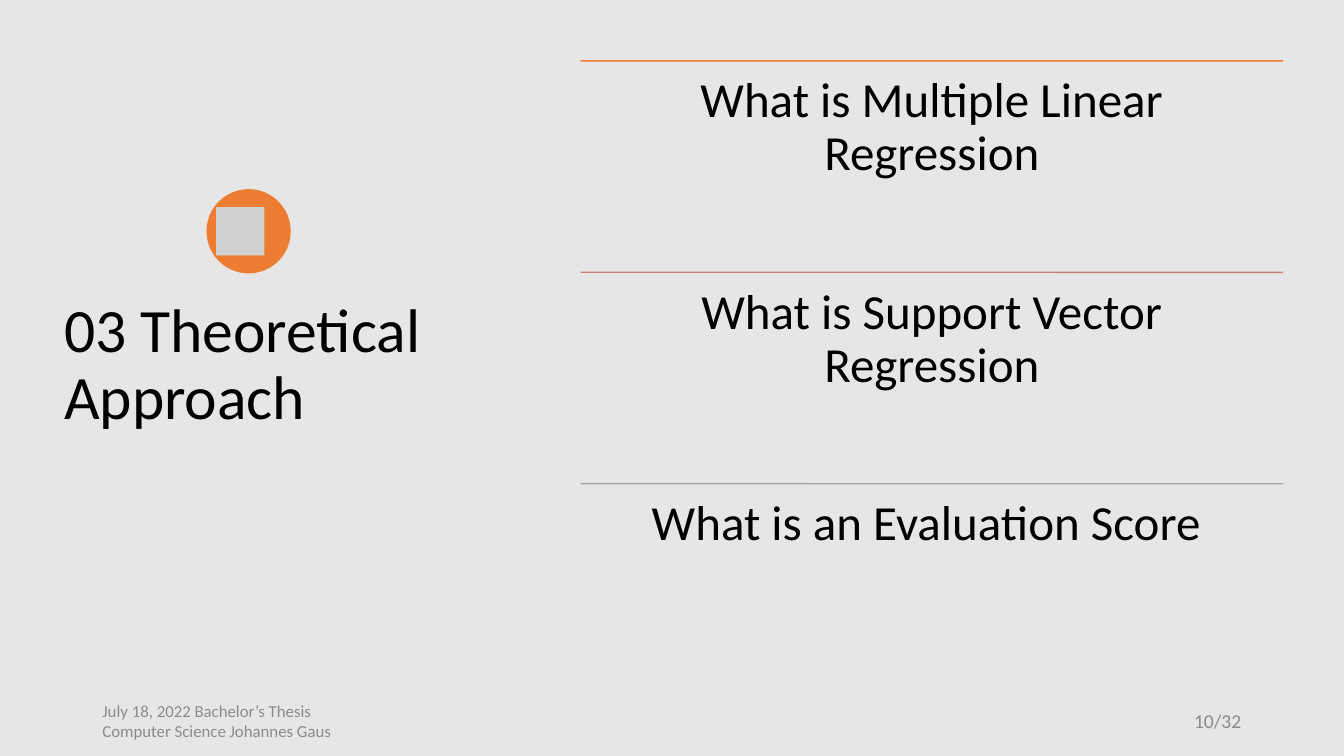
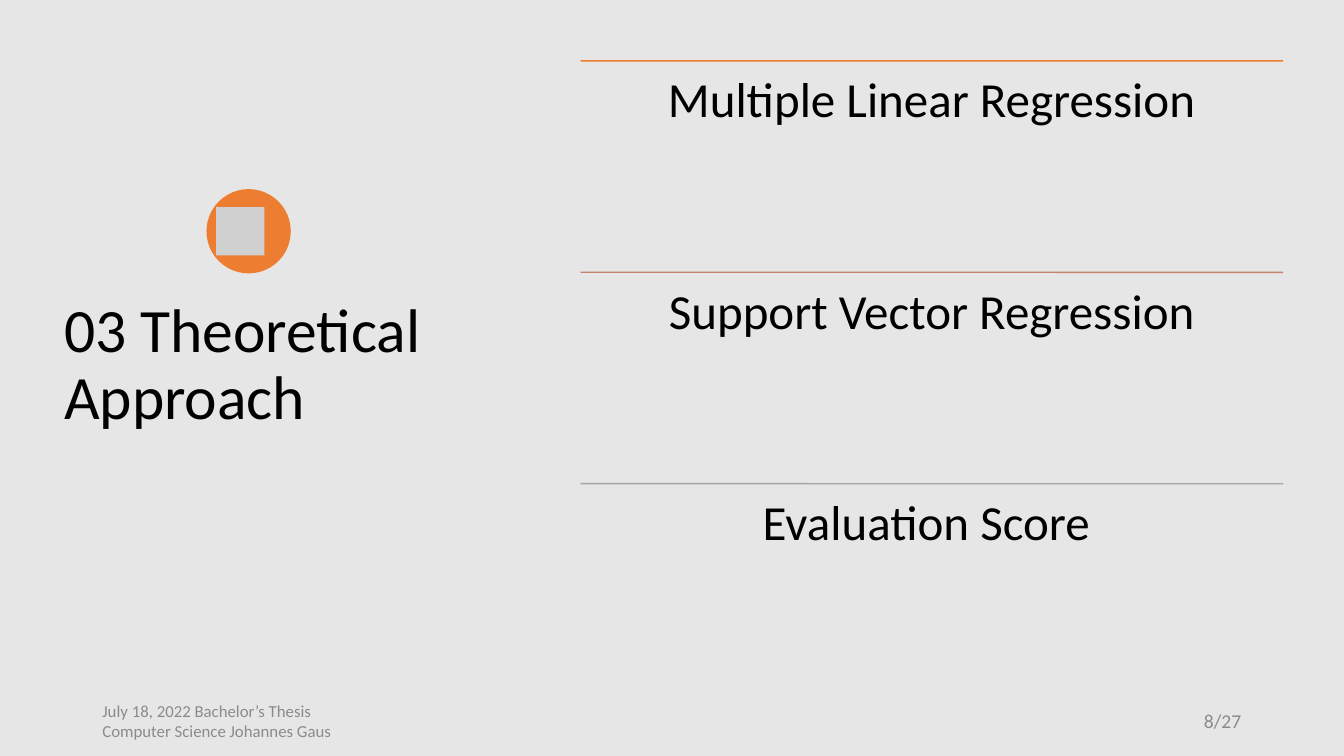
Before and after one commit to jo997/BA-WindPowerForecasting, a slide deck: slide 8 of thesis work/Thesis Defense/Thesis Defense.pptx (slide 10 before the commit). Drawn at 1344x756 pixels with LibreOffice and Linux fonts; fonts in the diff are those of the drawing; grey boxes stand for pictures. Boxes give left, top, right and bottom in pixels: in the first picture for what was removed or moved away, otherwise in the second. Text is boxed around its words. In the diff, an @@ line names an element or a change of style, - is before the commit and + after.

```diff
--- a/thesis work/Thesis Defense/Thesis Defense.pptx
+++ b/thesis work/Thesis Defense/Thesis Defense.pptx
@@ text at [668, 83, 1195, 126]: text changed @@
-What is Multiple Linear Regression
+Multiple Linear Regression
@@ text at [669, 295, 1194, 338]: text changed @@
-What is Support Vector Regression
+Support Vector Regression
@@ text at [763, 506, 1089, 541]: text changed @@
-What is an Evaluation Score
+Evaluation Score
@@ page number at [1204, 714, 1241, 729]: text changed @@
-10/32
+8/27
```
Also in this commit, not shown: 13 other slides changed, 5 slides removed, 2 other files.
